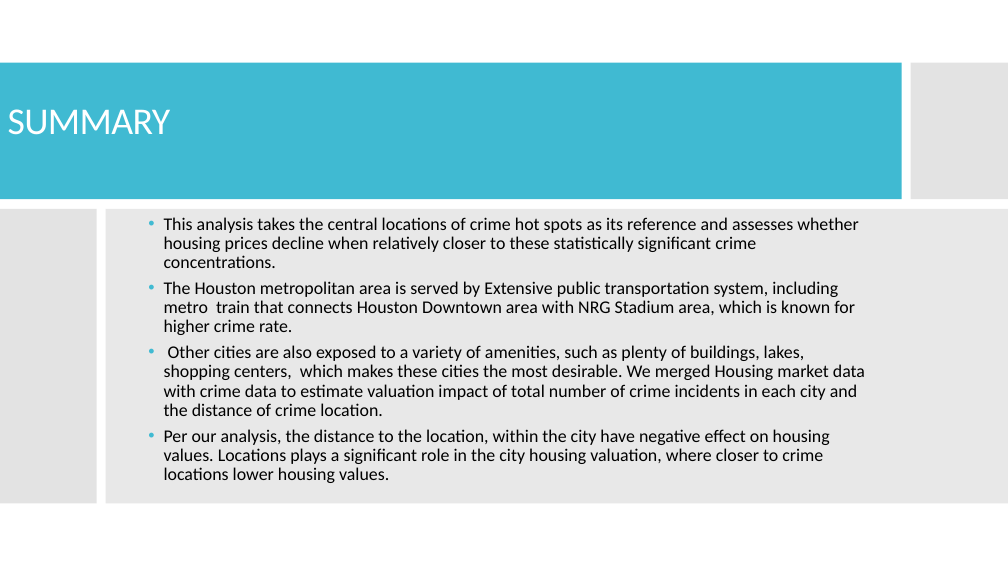
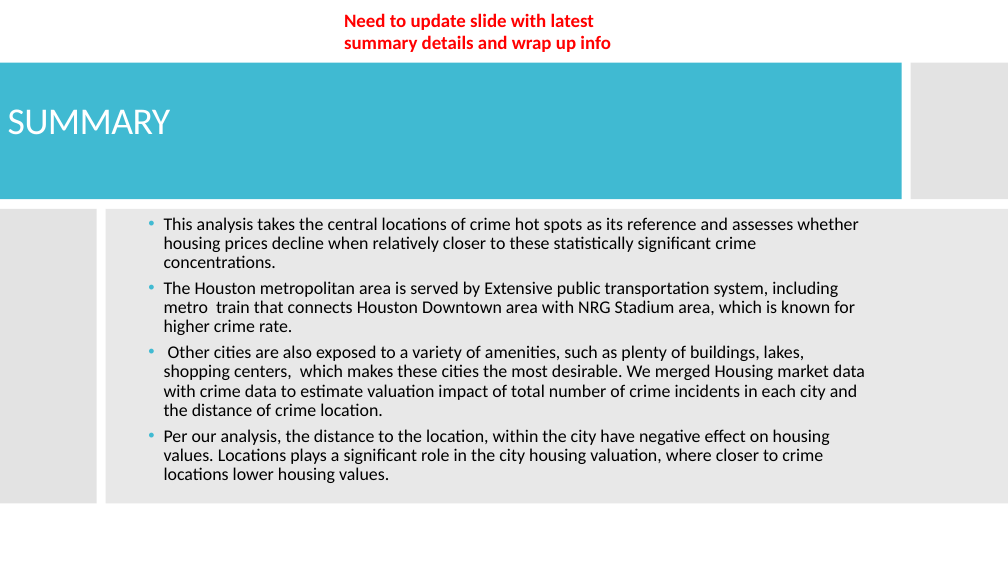
Before and after one commit to andresocorro/project_1, a slide deck: slide 17 of Presentation/final draft.pptx (slide 13 before the commit). Drawn at 1008x567 pixels with LibreOffice and Linux fonts; fonts in the diff are those of the drawing. Boxes give left, top, right and bottom in pixels: in the first picture for what was removed or moved away, otherwise in the second. Text is boxed around its words. In the diff, an @@ line names an element or a change of style, - is before the commit and + after.

```diff
--- a/Presentation/final draft.pptx
+++ b/Presentation/final draft.pptx
@@ text added at [344, 13, 611, 52], 18 pt, text #FF0000, bold @@
+Need to update slide with latest summary details and wrap up info
```
Also in this commit, not shown: 9 other slides changed, 5 slides added, 1 slide removed, 1 other file.
